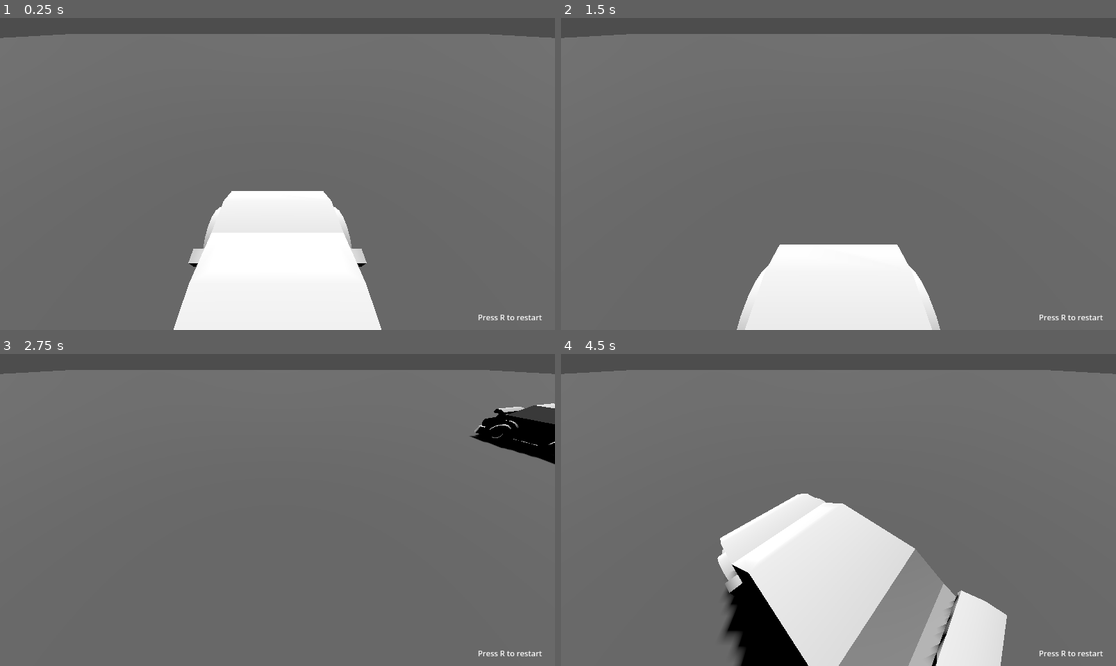
Above: before the commit, frames 1-4 (two rows, left to right).
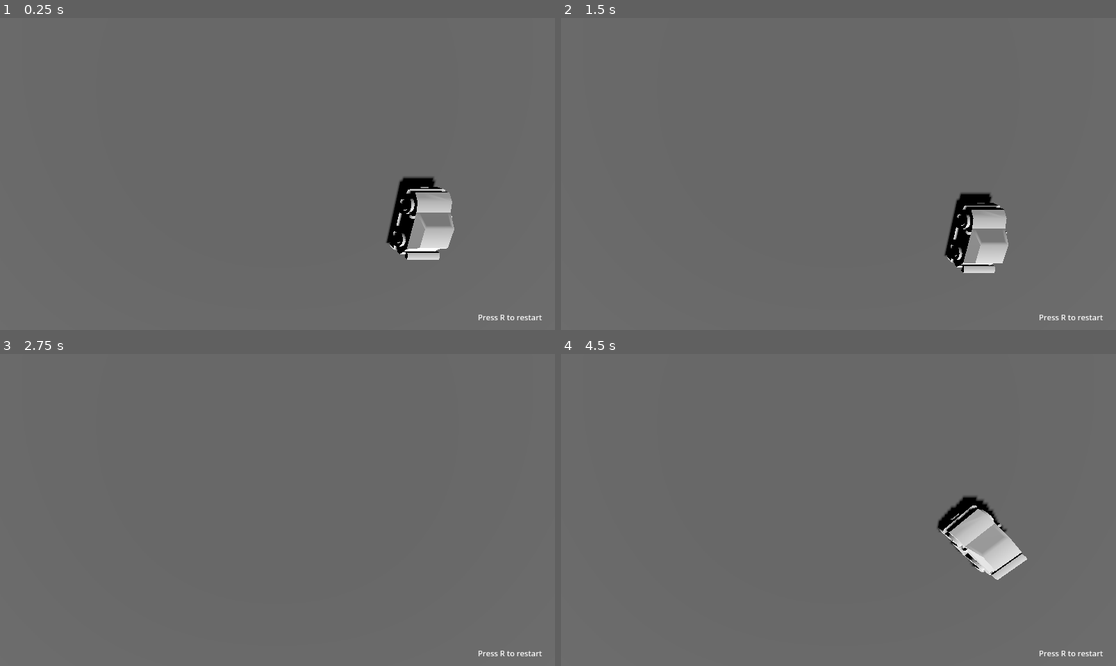
Above: after the commit, the same moments.

Repository: mistrcheliks/3d-racing
Game: Godot game, scene res://main.tscn
Two runs of this game, one before a commit and one after it. Both use one fixed random seed, a clock stepped at 60 frames per second and the inputs below.
Inputs:
- Up to frame 1 (0.25 s): no input
- Up to frame 2 (1.5 s): tap R (reset_player) at 0.5, 1.25 s; hold D (steer_right) 0.53-1.28 s; hold W (throttle) 0.53-1.28 s; hold S (brake) from 1.28 s (still down); tap W (throttle) at 1.35 s
- Up to frame 3 (2.75 s): tap R (reset_player) at 2 s; release S (brake) at 2.03 s; hold D (steer_right) from 2.03 s (still down); hold W (throttle) from 2.03 s (still down)
- Up to frame 4 (4.5 s): tap R (reset_player) at 2.75, 3.5, 4.25 s; release W (throttle) at 2.78 s; tap W (throttle) at 2.85, 4.35 s; release D (steer_right) at 3.53 s; hold W (throttle) 3.53-4.28 s; hold A (steer_left) from 3.53 s (still down)

The runs differ from the first frame. In frame 1, 20% of the frame differs, in the area x 0-100%, y 0-100%; in frame 2, 16%; in frame 3, 7.2%; in frame 4, 28%.

Commit message:
car fix fix

Diff:
--- a/camera_3d.gd
+++ b/camera_3d.gd
@@ -1,19 +1,26 @@
-extends Node3D
+extends Camera3D
 
-@export var target_path: NodePath
-@export var smooth_speed: float = 5.0
+@export var player: Node3D
+@export var offset: Vector3 = Vector3(0, 3, 8)
+@export var position_smooth: float = 8.0
+@export var rotation_smooth: float = 6.0
+
 var target: Node3D
 
-func _ready():
-	target = get_node(target_path)
-	if target:
-		# Мгновенно перемещаем пивот к машине при старте,
-		# чтобы не было падения из нулевых координат
-		global_position = target.global_position
+func _ready() -> void:
+	if not player:
+		push_error("Camera: player export is not set in the Inspector!")
+		return
+	# wait for player's _ready() to finish before reading camera_target
+	await player.ready
+	target = player.camera_target
 
-func _physics_process(delta):
+func _physics_process(delta: float) -> void:
 	if not target:
 		return
 
-	# Плавно следуем за машиной
-	global_position = global_position.lerp(target.global_position, smooth_speed * delta)
+	var desired_pos: Vector3 = target.global_transform.basis * offset + target.global_position
+	global_position = global_position.lerp(desired_pos, position_smooth * delta)
+
+	var look_transform := global_transform.looking_at(target.global_position, Vector3.UP)
+	global_transform.basis = global_transform.basis.slerp(look_transform.basis, rotation_smooth * delta)
--- a/main.tscn
+++ b/main.tscn
@@ -26,13 +26,13 @@
 script = ExtResource("1_7mycd")
 
 [node name="Player" parent="." unique_id=375948883 instance=ExtResource("1_ig7tw")]
-transform = Transform3D(1, 0, -1.7881393e-07, 0, 1, 0, 1.7881393e-07, 0, 1, 0, 2, 0)
+transform = Transform3D(-1, 0, 2.6623673e-07, 0, 1, 0, -2.6623673e-07, 0, -1, 5, 2, 0)
 
-[node name="Camera3D" type="Camera3D" parent="." unique_id=1049996478]
-transform = Transform3D(-1, -6.181724e-08, 6.181724e-08, 0, 0.70710677, 0.70710677, -8.742278e-08, 0.70710677, -0.70710677, 0, 5.135, -3)
+[node name="Camera3D" type="Camera3D" parent="." unique_id=1049996478 node_paths=PackedStringArray("player")]
+transform = Transform3D(1, 0, 0, 0, -0.258819, 0.96592575, 0, -0.96592575, -0.258819, 0, 5.135, -3)
 fov = 91.60399
 script = ExtResource("3_h2yge")
-target_path = NodePath("../Player")
+player = NodePath("../Player")
 
 [node name="Ground" type="StaticBody3D" parent="." unique_id=533098241]
 transform = Transform3D(1, 0, 0, 0, 1, 0, 0, 0, 1, 0, -0.5, 0)
@@ -47,11 +47,11 @@
 
 [node name="Ramp" type="MeshInstance3D" parent="Ground" unique_id=1333703180]
 transform = Transform3D(-5.9604645e-08, 0, 1, 0, 1, 0, -1, 0, -5.9604645e-08, 5.2, 3, -12.5005)
+layers = 2
 mesh = SubResource("PrismMesh_7dm0k")
 
-[node name="StaticBody3D" type="StaticBody3D" parent="Ground/Ramp" unique_id=1016985546]
-
-[node name="CollisionShape3D" type="CollisionShape3D" parent="Ground/Ramp/StaticBody3D" unique_id=1236453063]
+[node name="CollisionShape3D" type="CollisionShape3D" parent="Ground" unique_id=1236453063]
+transform = Transform3D(-5.9604645e-08, 0, 1, 0, 1, 0, -1, 0, -5.9604645e-08, 5.2, 3, -12.5005)
 shape = SubResource("ConcavePolygonShape3D_ig7tw")
 
 [node name="DirectionalLight3D" type="DirectionalLight3D" parent="." unique_id=1695090336]
--- a/player.gd
+++ b/player.gd
@@ -4,10 +4,7 @@
 @onready var car_mesh = $sedan
 @onready var ground_ray = $GroundRay
 
-# ЭТА ПЕРЕМЕННАЯ НУЖНА ДЛЯ КАМЕРЫ.
-# Она дублирует скорость физического шара, чтобы камера могла её прочитать.
-var linear_velocity: Vector3 = Vector3.ZERO
-
+var camera_target: Node3D
 var sphere_offset = Vector3(0,-1,0)
 var acceleration = 100
 var steering = 15.0
@@ -19,6 +16,7 @@
 
 func _ready():
 	ground_ray.add_exception(ball)
+	camera_target = car_mesh  # expose sedan to the outside
 
 func _physics_process(_delta):
 	car_mesh.transform.origin = ball.transform.origin + sphere_offset
--- a/player.tscn
+++ b/player.tscn
@@ -24,6 +24,7 @@
 
 [node name="GroundRay" type="RayCast3D" parent="." unique_id=1855764492]
 transform = Transform3D(1, 0, 0, 0, 1, 0, 0, 0, 1, 0, -1, 0)
+target_position = Vector3(0, -100, 0)
 collision_mask = 2
 
 [node name="sedan" parent="." unique_id=837054903 instance=ExtResource("3_i3pqv")]
